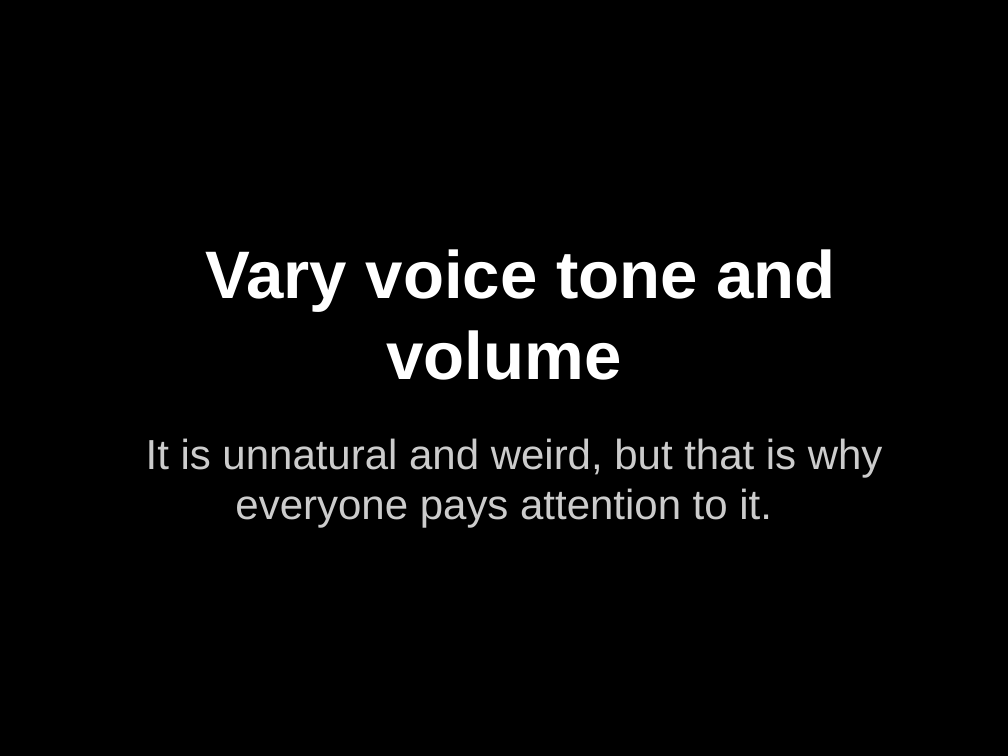
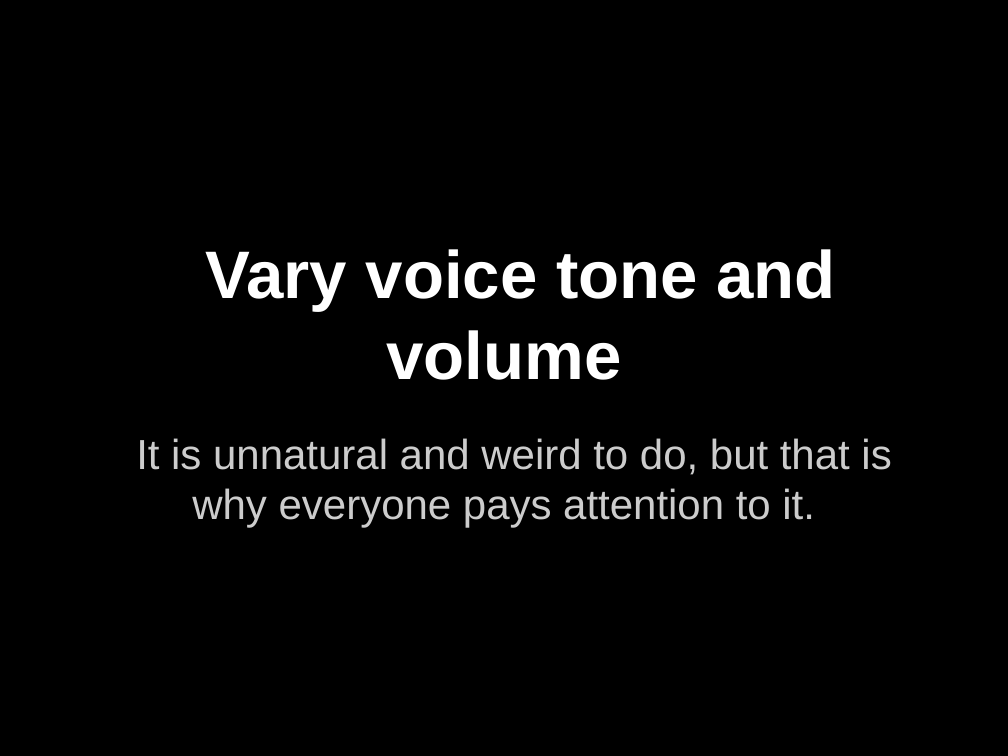
Before and after one commit to nitheeshp/AWSTrainers, a slide deck: slide 21 of Instructor Tips.pptx (slide 19 before the commit). Drawn at 1008x756 pixels with LibreOffice and Linux fonts; fonts in the diff are those of the drawing. Boxes give left, top, right and bottom in pixels: in the first picture for what was removed or moved away, otherwise in the second. Text is boxed around its words. In the diff, an @@ line names an element or a change of style, - is before the commit and + after.

```diff
--- a/Instructor Tips.pptx
+++ b/Instructor Tips.pptx
@@ subtitle at (136,438,891,528): text changed @@
-It is unnatural and weird, but that is why everyone pays attention to it.
+It is unnatural and weird to do, but that is why everyone pays attention to it.
```
Also in this commit, not shown: 7 other slides changed.
